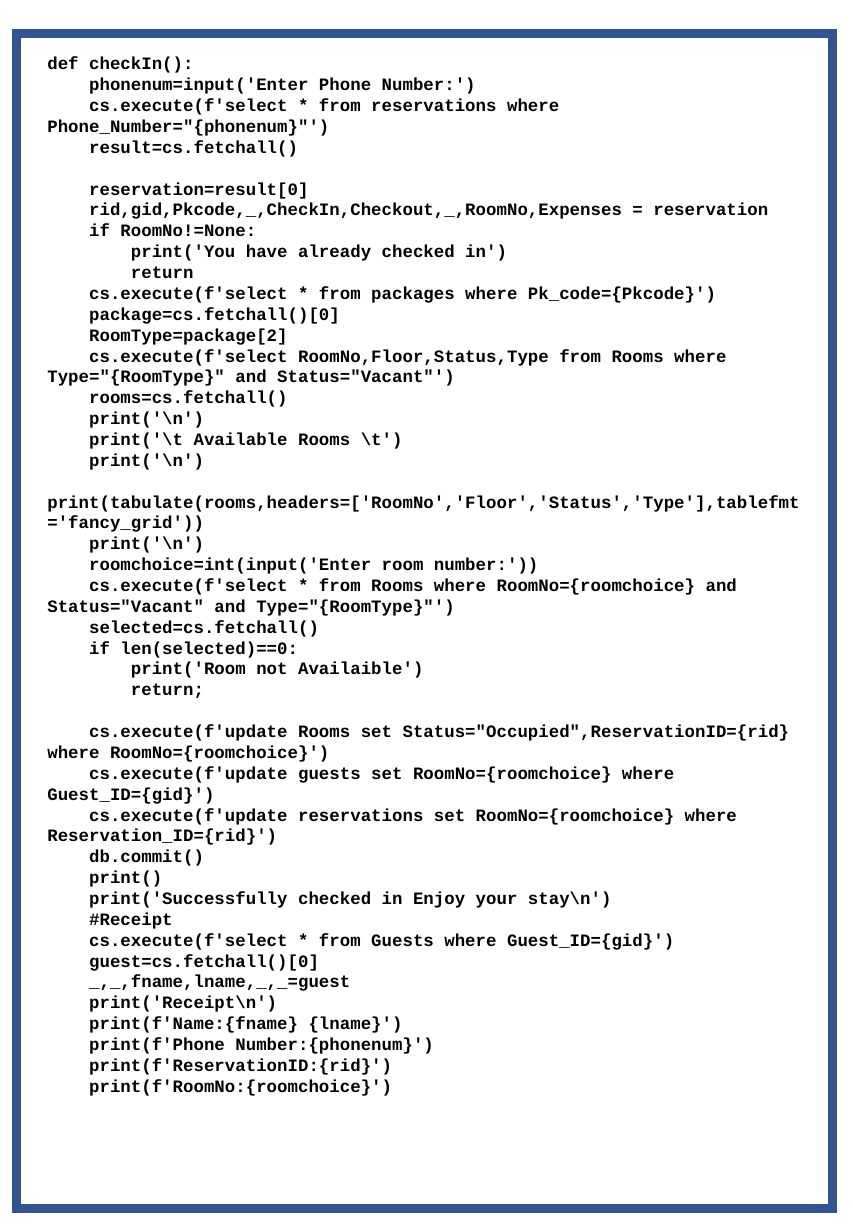
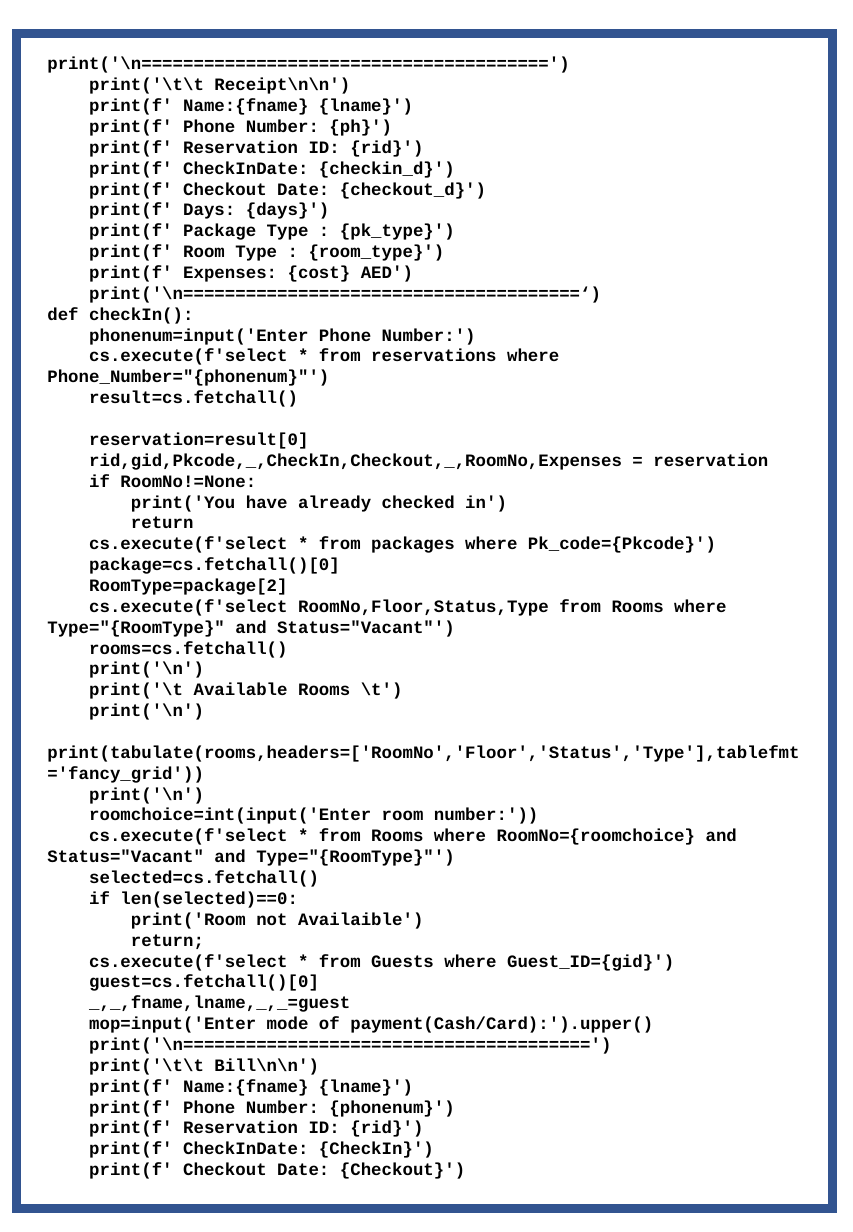
Before and after one commit to Agentgilspy/Hotel, a slide deck: slide 17 of Computer Project.pptx. Drawn at 853x1232 pixels with LibreOffice and Linux fonts; fonts in the diff are those of the drawing. Boxes give left, top, right and bottom in pixels: in the first picture for what was removed or moved away, otherwise in the second. Text is boxed around its words. In the diff, an @@ line names an element or a change of style, - is before the commit and + after.

```diff
--- a/Computer Project.pptx
+++ b/Computer Project.pptx
@@ text at (47, 57, 601, 303): paragraphs added @@
+print('\n=======================================')
+print('\t\t Receipt\n\n')
+print(f' Name:{fname} {lname}')
+print(f' Phone Number: {ph}')
+print(f' Reservation ID: {rid}')
+print(f' CheckInDate: {checkin_d}')
+print(f' Checkout Date: {checkout_d}')
+print(f' Days: {days}')
+print(f' Package Type : {pk_type}')
+print(f' Room Type : {room_type}')
+print(f' Expenses: {cost} AED')
+print('\n======================================‘)
@@ text at (47, 725, 790, 929): paragraphs removed @@
-cs.execute(f'update Rooms set Status="Occupied",ReservationID={rid} where RoomNo={roomchoice}')
-cs.execute(f'update guests set RoomNo={roomchoice} where Guest_ID={gid}')
-cs.execute(f'update reservations set RoomNo={roomchoice} where Reservation_ID={rid}')
-db.commit()
-print()
-print('Successfully checked in Enjoy your stay\n')
-#Receipt
@@ text at (89, 1017, 653, 1179): text changed @@
-print('Receipt\n')
-print(f'Name:{fname} {lname}')
-print(f'Phone Number:{phonenum}')
-print(f'ReservationID:{rid}')
-print(f'RoomNo:{roomchoice}')
+mop=input('Enter mode of payment(Cash/Card):').upper()
+print('\n=======================================')
+print('\t\t Bill\n\n')
+print(f' Name:{fname} {lname}')
+print(f' Phone Number: {phonenum}')
+print(f' Reservation ID: {rid}')
+print(f' CheckInDate: {CheckIn}')
+print(f' Checkout Date: {Checkout}')
```
Also in this commit, not shown: 8 other slides changed, 2 slides added, 3 slides removed.
